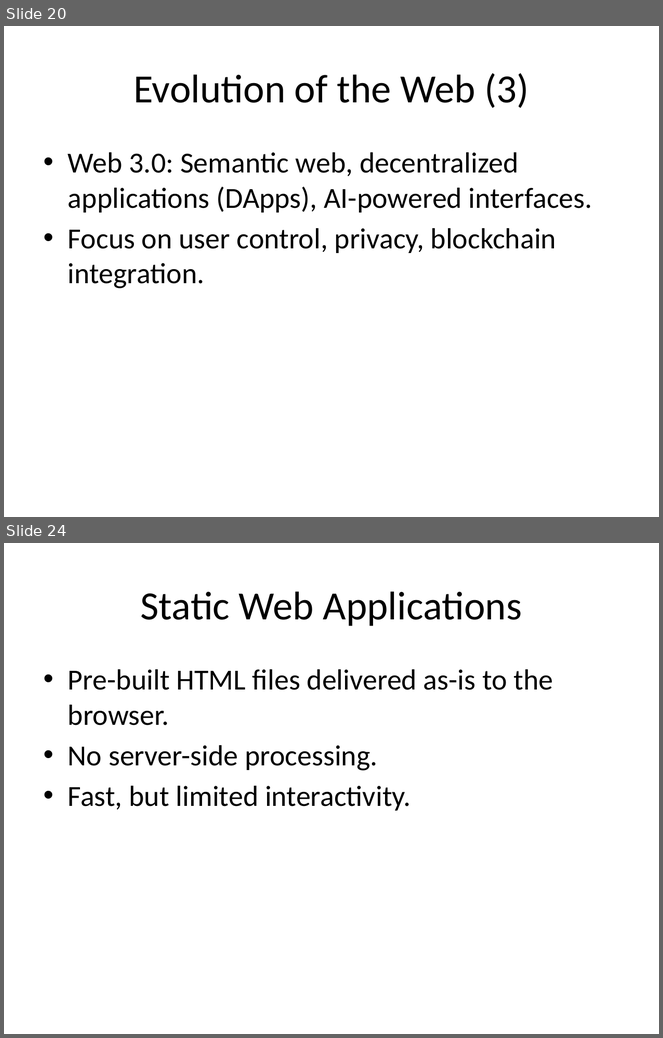
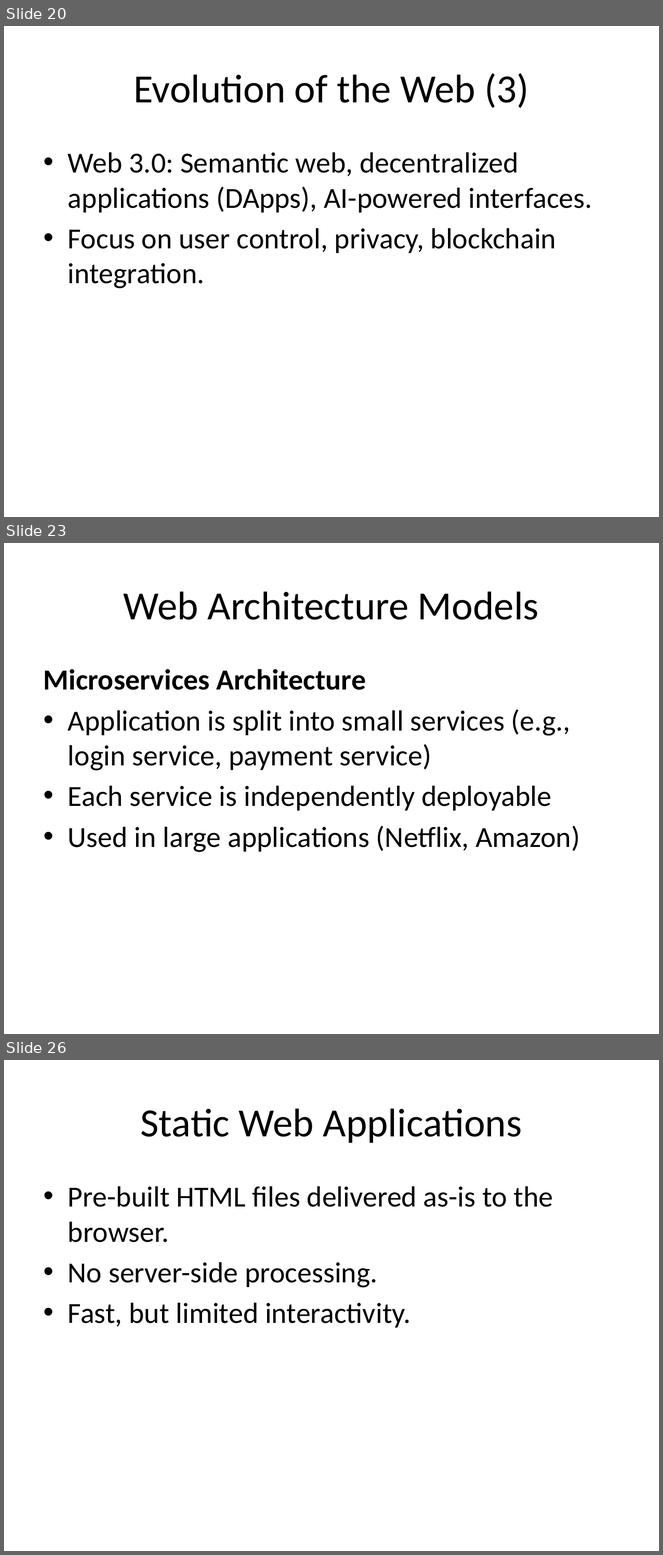
Before and after one commit to gauravog7/Intro-to-Web-Tech, a slide deck: Web_Technology_Unit1.pptx. Shown one above the other, each under a label of ours: slides 20 and 24 before the commit, slides 20, 23 and 26 after it; the slides between them are not shown. The pictures are 663x1038 and 663x1555 pixels, drawn with LibreOffice and Linux fonts; fonts in the diff are those of the drawing. Boxes give left, top, right and bottom in pixels: in the first picture for what was removed or moved away, otherwise in the second. Text is boxed around its words. In the diff, an @@ line names an element or a change of style, - is before the commit and + after.

```diff
--- a/Web_Technology_Unit1.pptx
+++ b/Web_Technology_Unit1.pptx
@@ slide 23 added at bbox=[4, 543, 659, 1034], background #FFFFFF @@
@@ title added at bbox=[124, 591, 539, 620], 44 pt, text #000000 @@
+Web Architecture Models
@@ text added at bbox=[44, 669, 580, 852], 32 pt, text #000000 @@
+Microservices Architecture
+• Application is split into small services (e.g., login service, payment service)
+• Each service is independently deployable
+• Used in large applications (Netflix, Amazon)
@@ what was slide 24 is now slide 26 @@
```
Also in this commit, not shown: 7 slides changed, 1 other slide added.
